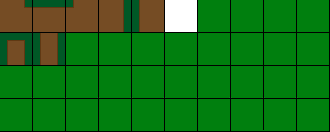
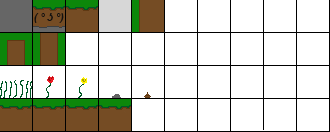
Layer changes from the first 330 x 132 image to the second:
renamed "Layer 7" to "( ͡° ͜ʖ ͡°)", painted on it over box(33, 13, 65, 65)
renamed "Layer 6" to "Layer 5", painted on it over box(0, 33, 151, 98)
removed layer "Layer 4" over box(132, 0, 139, 32)
removed layer "Layer 3" over box(33, 0, 65, 32)
removed layer "Layer 2" over box(66, 0, 98, 13)
removed layer "Layer 1" over box(0, 0, 32, 32)
renamed "Layer 5" to "Layer 4", moved it above "Layer 0", painted on it over box(0, 0, 131, 131)
painted on "Layer 0" over box(0, 0, 329, 131)
